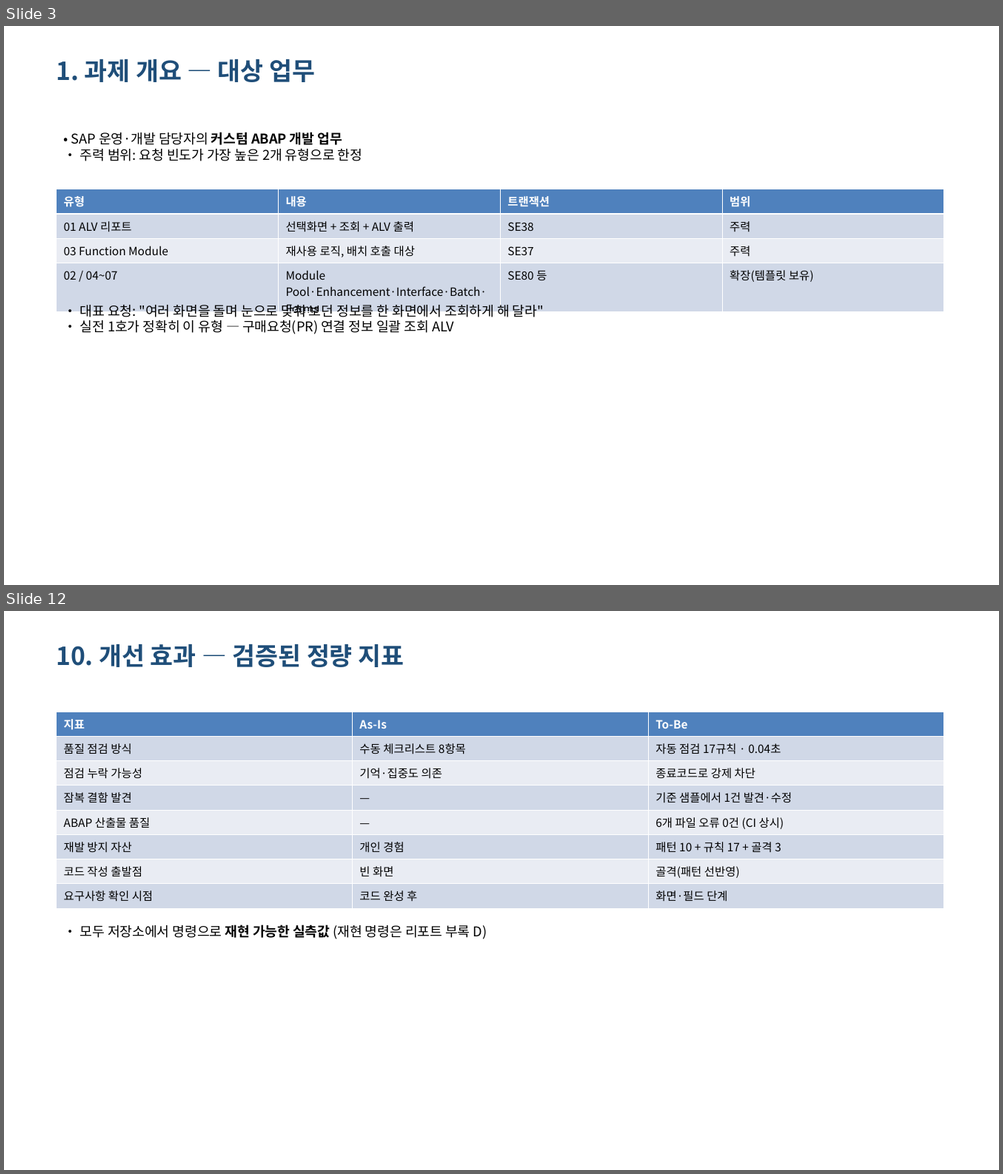
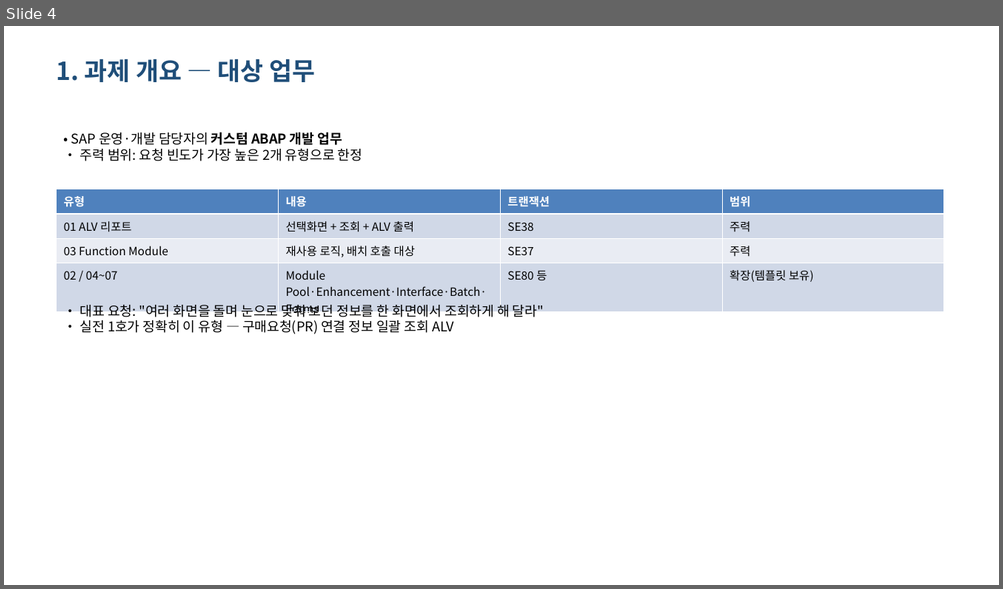
Before and after one commit to hyosungitx00/AI, a slide deck: report/dist/ai-abap-result-deck.pptx. Shown one above the other, each under a label of ours: slides 3 and 12 before the commit, slide 4 after it; the slides between them are not shown. The pictures are 1003x1174 and 1003x589 pixels, drawn with LibreOffice and Linux fonts; fonts in the diff are those of the drawing. Boxes give left, top, right and bottom in pixels: in the first picture for what was removed or moved away, otherwise in the second. Text is boxed around its words. In the diff, an @@ line names an element or a change of style, - is before the commit and + after.

```diff
--- a/report/dist/ai-abap-result-deck.pptx
+++ b/report/dist/ai-abap-result-deck.pptx
@@ slide 12 removed at [4,611,999,1170], background #FFFFFF @@
@@ text removed at [56,644,404,667] @@
-10. 개선 효과 — 검증된 정량 지표
@@ table removed at [57,712,945,908], 8 rows, 3 columns @@
-지표 | As-Is | To-Be
-품질 점검 방식 | 수동 체크리스트 8항목 | 자동 점검 17규칙 · 0.04초
-점검 누락 가능성 | 기억·집중도 의존 | 종료코드로 강제 차단
-잠복 결함 발견 | — | 기준 샘플에서 1건 발견·수정
-ABAP 산출물 품질 | — | 6개 파일 오류 0건 (CI 상시)
-재발 방지 자산 | 개인 경험 | 패턴 10 + 규칙 17 + 골격 3
-코드 작성 출발점 | 빈 화면 | 골격(패턴 선반영)
-요구사항 확인 시점 | 코드 완성 후 | 화면·필드 단계
@@ text removed at [80,925,487,940] @@
-• 모두 저장소에서 명령으로 재현 가능한 실측값 (재현 명령은 리포트 부록 D)
@@ what was slide 3 is now slide 4 @@
```
Also in this commit, not shown: 13 slides changed, 7 slides added, 2 other slides removed, 2 other files.
